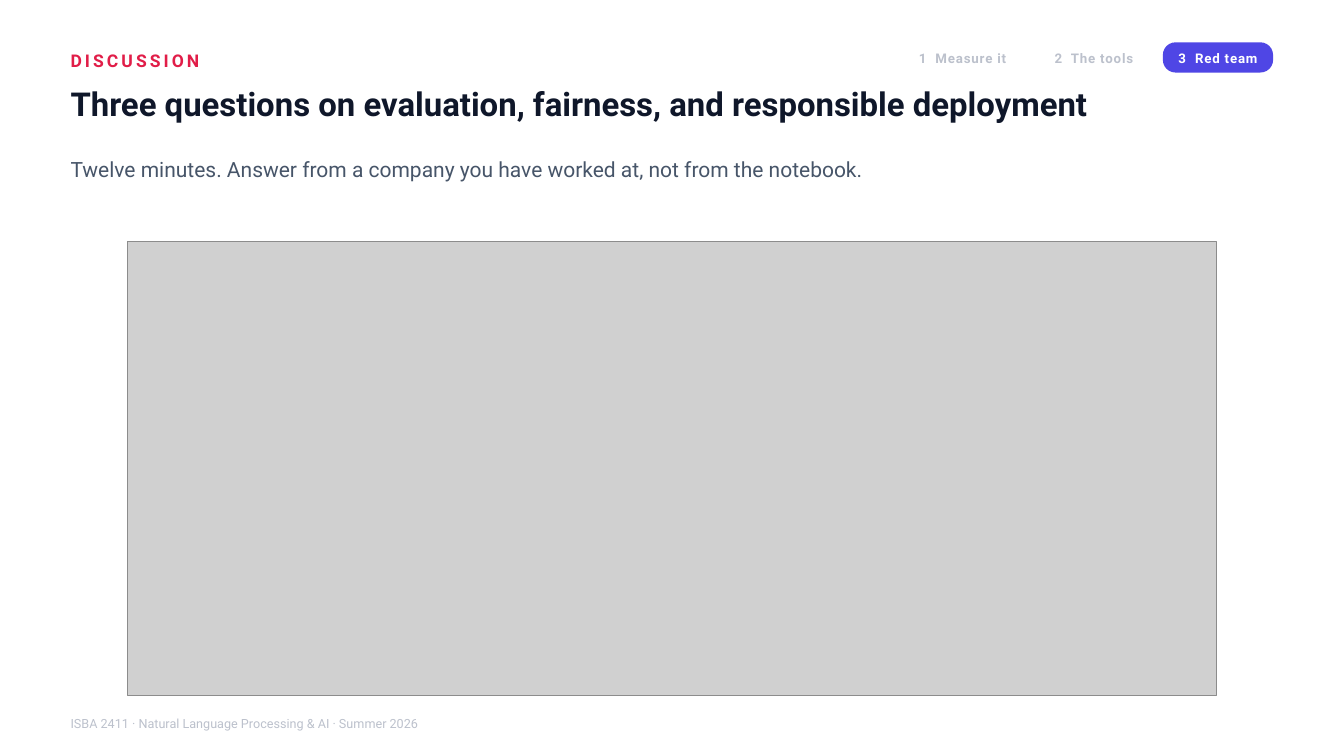
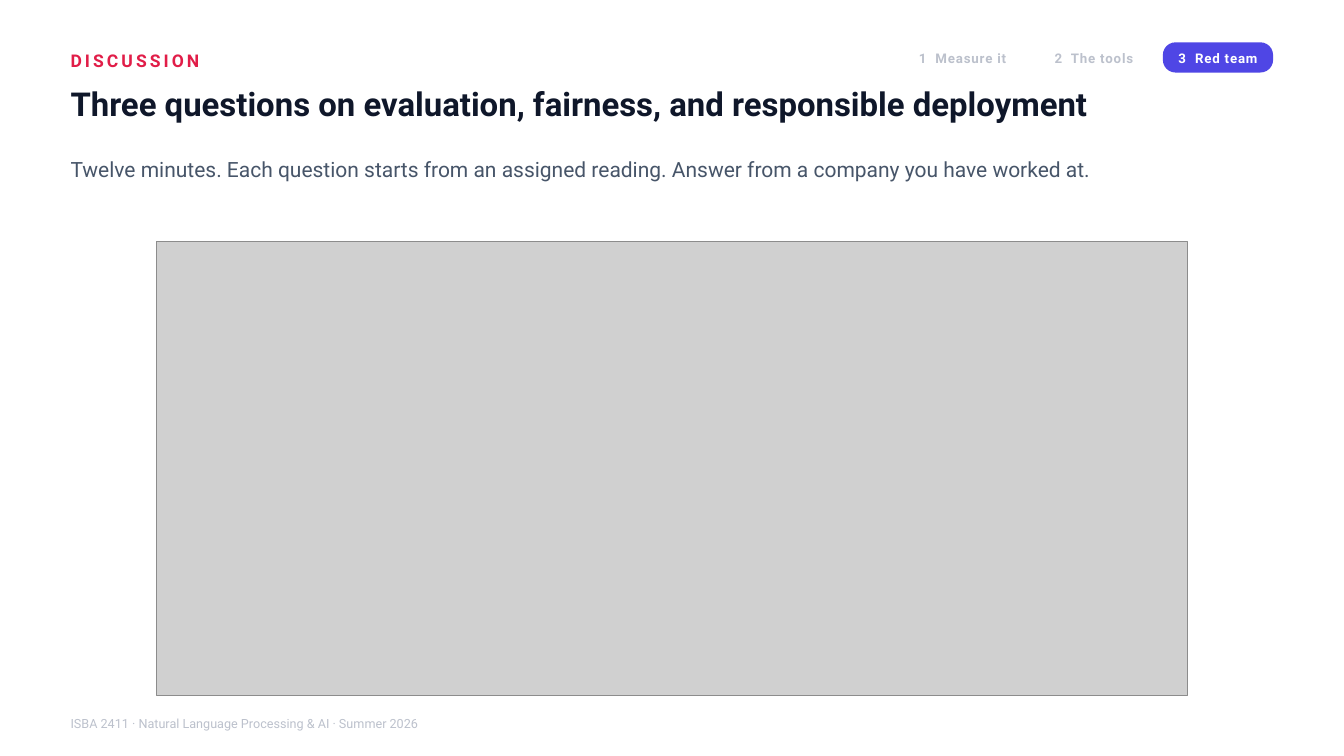
Before and after one commit to JulesMalin/isba2411-nlp, a slide deck: slide 9 of Week 9/L17_Support_Copilot_Audit.pptx. Drawn at 1344x756 pixels with LibreOffice and Linux fonts; fonts in the diff are those of the drawing; grey boxes stand for pictures. Boxes give left, top, right and bottom in pixels: in the first picture for what was removed or moved away, otherwise in the second. Text is boxed around its words. In the diff, an @@ line names an element or a change of style, - is before the commit and + after.

Commit message:
Week 9: L17 discussion questions anchored to J&M 7.6, 11.2, 4.12 and 7.7

```diff
--- a/Week 9/L17_Support_Copilot_Audit.pptx
+++ b/Week 9/L17_Support_Copilot_Audit.pptx
@@ text at <box>71,161,1090,182</box>: text changed @@
-Twelve minutes. Answer from a company you have worked at, not from the notebook.
+Twelve minutes. Each question starts from an assigned reading. Answer from a company you have worked at.
@@ picture: place and size @@
-picture at <box>128,242,1217,696</box>
+picture at <box>156,242,1188,696</box>
```
